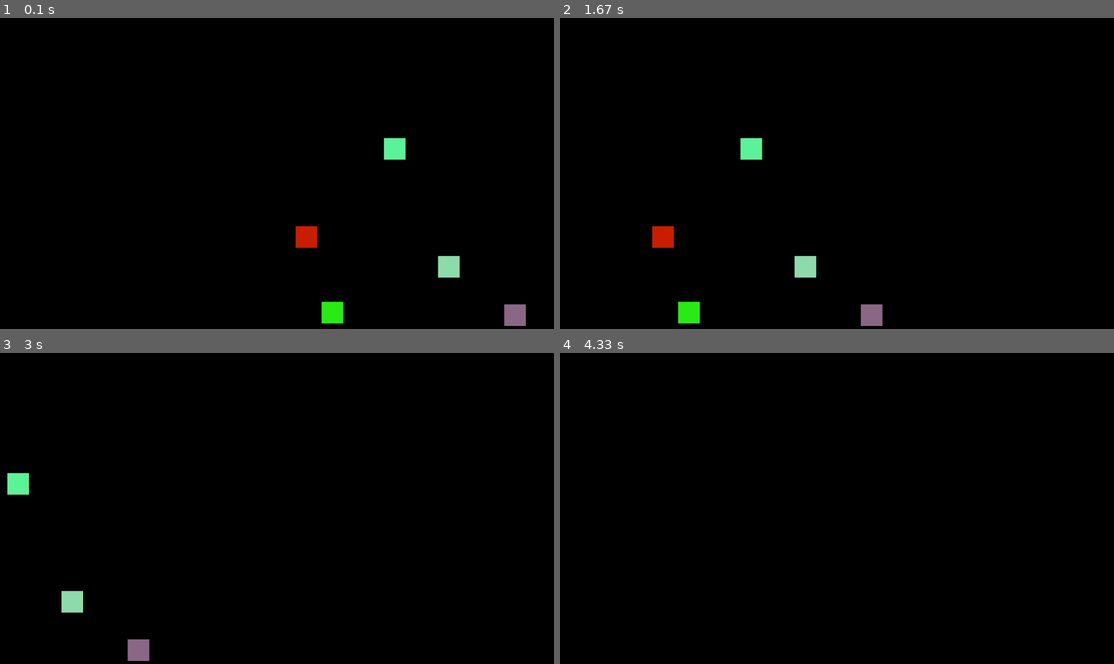
Above: before the commit, frames 1-4 (two rows, left to right).
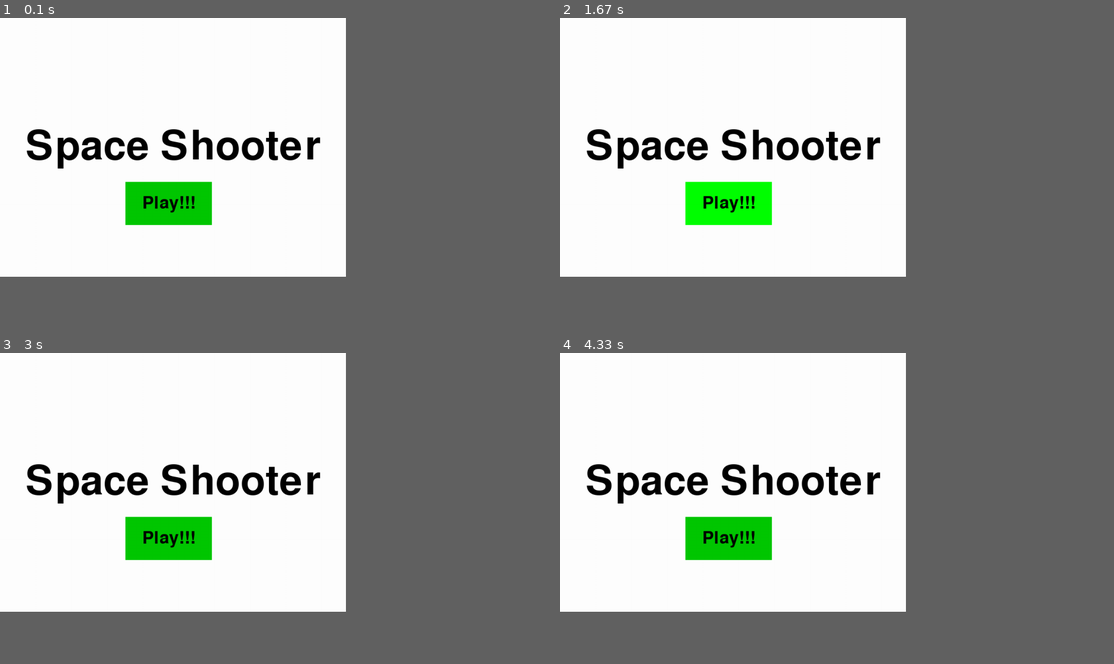
Above: after the commit, the same moments.

Repository: Rmdru/HR-pygame
Game: pygame game, started from main.py
The game is run twice, just before and just after one commit, with the same random seed, the same clock (stepped at 60 frames per second) and the same inputs.
Inputs (mouse positions are in pixels of both pictures, inside the frame that each line leads up to):
- Up to frame 1 (0.1 s): no input
- Up to frame 2 (1.67 s): click (726, 204) at 0.42 s, where only the run after the commit has a clickable "Play!!!"; click (737, 164) at 0.77 s; click (726, 204) at 1.6 s, where only the run after the commit has a clickable "Play!!!"
- Up to frame 3 (3 s): click (182, 396) at 1.93 s; click (155, 548) at 2.27 s; click (160, 436) at 2.6 s
- Up to frame 4 (4.33 s): click (726, 539) at 3.43 s, where only the run after the commit has a clickable "Play!!!"; click (842, 477) at 3.77 s
The window is 900x506 before the commit and 562x421 after it. Grey fills any space a smaller window leaves; there, only what the larger window draws over its background counts as a difference.

The runs differ from the first frame. In frame 1, 51% of the frame differs, in the area x 0-95%, y 0-100%; in frame 2, 51%; in frame 3, 50%; in frame 4, 50%.

Commit message:
gitignore added

Diff:
--- a/main.py
+++ b/main.py
@@ -1,31 +1,28 @@
-#import pygame
+# imports
 import pygame
-#import random
-import random
 
-#initializing pygame
+# initializing pygame
 pygame.init()
 
-#vars
-GAME_SPEED = 60
-SCREEN_WIDTH = 1280
-SCREEN_HEIGHT = 720
+# vars
+SCREEN_WIDTH = 800
+SCREEN_HEIGHT = 600
 BACKGROUND_COLOR = (0, 0, 0)
-TARGET_AMOUNT = 5
-TARGET_SPEED = [-5, 0]
-TARGET_SIZE = 50
-TARGET_SPAWN_AREA_WIDTH = 0.5
 
-#application window name
+# application window name
 pygame.display.set_caption("Werkplaats 1: PyGame Nohtyp")
+
+# set application window size
+canvas = pygame.display.set_mode((SCREEN_WIDTH, SCREEN_HEIGHT))
+
+# set application window icon
+logo = pygame.image.load("RuimteschipLogo.png")
+pygame.display.set_icon(logo)
 
 #start pygame clock
 clock = pygame.time.Clock()
 
-#set application window size
-canvas = pygame.display.set_mode((SCREEN_WIDTH, SCREEN_HEIGHT))
-
-#function to check if user has requested to quit game
+# function to check if user has requested to quit game
 def quit_game_requested():
     halting = False
     for event in pygame.event.get():
@@ -34,28 +31,52 @@
             break
     return halting
 
-#generate target surfaces
-targets_surface = []
-targets_color = []
-for i in range(TARGET_AMOUNT):
-    target_color = (random.randint(0, 255), random.randint(0, 255), random.randint(0, 255))
-    spawn_area_width = SCREEN_WIDTH * TARGET_SPAWN_AREA_WIDTH
-    target_surface = pygame.Rect(pygame.Rect(random.randint(spawn_area_width, SCREEN_WIDTH - TARGET_SIZE), random.randint(0, SCREEN_HEIGHT - TARGET_SIZE), TARGET_SIZE, TARGET_SIZE))
-    targets_surface.append(target_surface)
-    targets_color.append(target_color)
+# loop that runs every frame
+while not quit_game_requested():
+    # Kleuren voor de schermachtergrond (wit) en de teksten (zwart)
+    zwart = (0, 0, 0)
+    wit = (255, 255, 255)
 
-#loop that runs every frame
-while not quit_game_requested():
-    #bg color
-    canvas.fill(BACKGROUND_COLOR)
+    # Kleuren van de startknop wanneer je wel/niet met de muis erover gaat
+    donker_groen = (0, 200, 0)
+    licht_groen = (0, 255, 0)
 
-    #loop through target surfaces to draw them on the canvas
-    for index, item in enumerate(targets_surface):
-        item.move_ip(TARGET_SPEED)
-        pygame.draw.rect(canvas, targets_color[index], item)
+    # Functies definiëren en uitvoeren
 
-    #update the display
-    pygame.display.flip()
+    def tekst_instellingen(tekst, lettertype):
+        tekst_weergave = lettertype.render(tekst, True, zwart)
+        return tekst_weergave, tekst_weergave.get_rect()
 
-    #wait for next clock tick
-    clock.tick(GAME_SPEED)
+    def startknop(mededeling, x ,y ,breedte, hoogte, inactivecolor, activecolor, action=None):
+        muis = pygame.mouse.get_pos()
+
+        if x + breedte > muis[0] > x and y + hoogte > muis[1] > y:
+            pygame.draw.rect(canvas, activecolor, (x, y, breedte, hoogte))
+        else:
+            pygame.draw.rect(canvas, inactivecolor, (x, y, breedte, hoogte))
+
+        tekst_in_kleine_letters = pygame.font.Font("freesansbold.ttf", 40)
+        tekst_uiterlijk, textRect = tekst_instellingen(mededeling, tekst_in_kleine_letters)
+        textRect.center = ((x + (breedte / 2)), (y + (hoogte / 2)))
+        canvas.blit(tekst_uiterlijk, textRect)
+
+    def startscherm_game():
+        start = True
+        while start:
+            for event in pygame.event.get():
+                if event.type == pygame.QUIT:
+                    pygame.quit()
+                    quit()
+
+            canvas.fill(wit)
+            tekst_in_hoofdletters = pygame.font.Font('freesansbold.ttf', 95)
+            tekst_uiterlijk, TextRect = tekst_instellingen("Space Shooter", tekst_in_hoofdletters)
+            TextRect.center = ((SCREEN_WIDTH / 2), (SCREEN_HEIGHT / 2))
+            canvas.blit(tekst_uiterlijk, TextRect)
+
+            startknop("Play!!!", 290, 380, 200, 100, donker_groen, licht_groen)
+
+            pygame.display.update()
+            clock.tick(15)
+
+    startscherm_game()
Not shown, changed: README.md
Binary file added: RuimteschipLogo.png
Not shown, added: .gitignore
